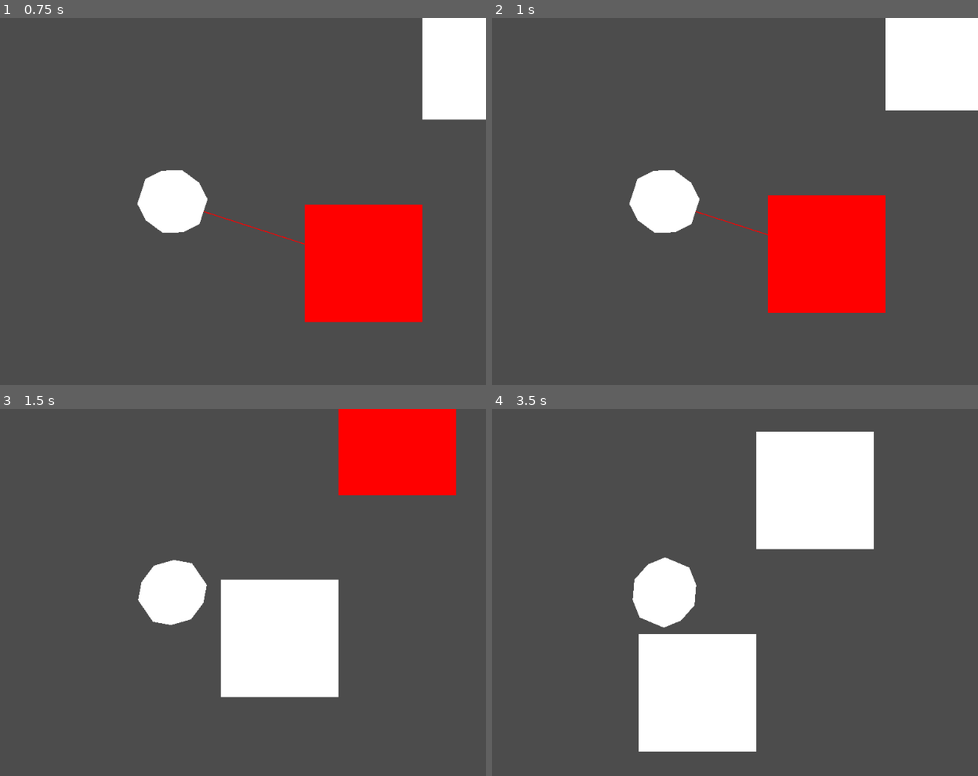
Above: before the commit, frames 1-4 (two rows, left to right).
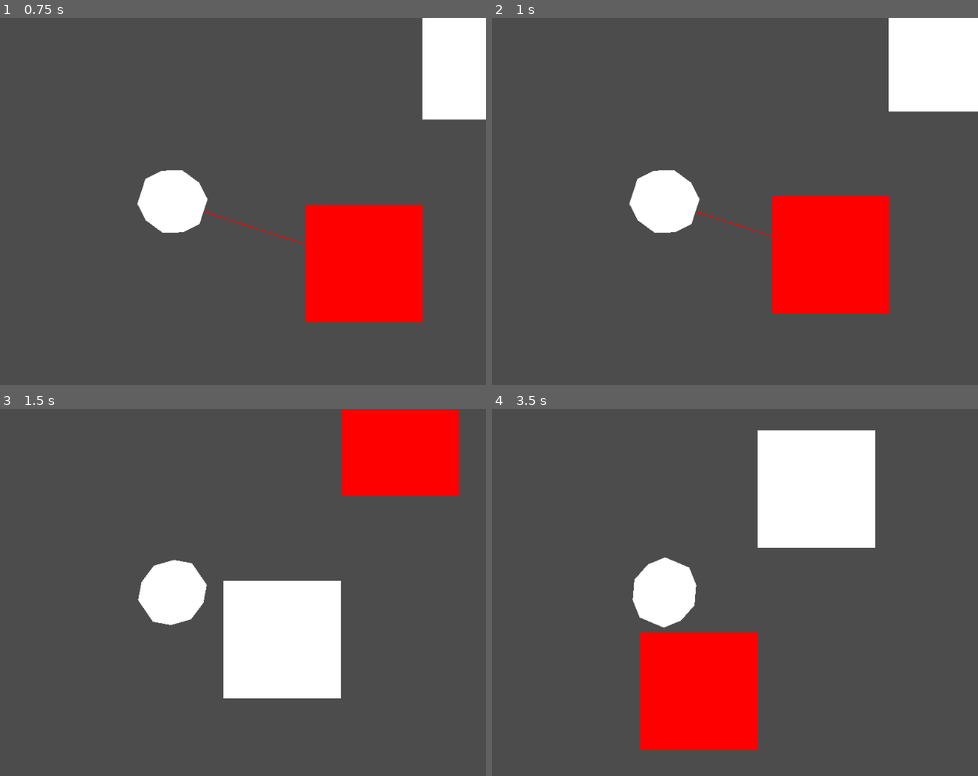
Above: after the commit, the same moments.

Repository: kyle-stevens/PointandClick
Game: Godot game, scene res://Scenes/DemoScene.tscn
The game is run twice, just before and just after one commit, with the same random seed, the same clock (stepped at 60 frames per second) and the same inputs.
Inputs (mouse positions are in pixels of both pictures, inside the frame that each line leads up to):
- Up to frame 1 (0.75 s): tap Enter at 0.5 s; move the mouse to (393, 274) at 0.52 s; press the mouse at (393, 274) at 0.53 s
- Up to frame 2 (1 s): tap Space (stop_moving) at 0.8 s
- Up to frame 3 (1.5 s): move the mouse to (413, 431) at 1.27 s; release the mouse at (413, 431) at 1.28 s; tap Space (stop_moving) at 1.35 s
- Up to frame 4 (3.5 s): click (905, 431) at 1.55 s; move the mouse to (725, 511) at 2.02 s; press the mouse at (725, 511) at 2.03 s; tap Space (stop_moving) at 2.3, 2.85 s; move the mouse to (632, 665) at 2.77 s; release the mouse at (632, 665) at 2.78 s; click (632, 665) at 3.05 s

Frame 1 is identical in both runs. In frame 2, 0.8% of the frame differs, in the area x 56-100%, y 0-81%; in frame 3, 1.0%; in frame 4, 8.4%, in the area x 30-79%, y 5-94%.

Commit message:
Update 2: Movement Fixes and Interactable Prototyping
Movement:
+Fixed stationary rotation issues

Interactable:
+Objects Highlight on Hover
+Detect Clicks
-Click detection is poorly implemented
-Poor Implementation across nodes

Diff:
--- a/pointandclickadventure/Scenes/Obstacle.tscn
+++ b/pointandclickadventure/Scenes/Obstacle.tscn
@@ -1,9 +1,12 @@
-[gd_scene load_steps=3 format=2]
+[gd_scene load_steps=4 format=2]
 
 [ext_resource path="res://Scripts/Obstacle.gd" type="Script" id=1]
 
 [sub_resource type="RectangleShape2D" id=1]
 extents = Vector2( 72, 72 )
+
+[sub_resource type="RectangleShape2D" id=2]
+extents = Vector2( 128, 128 )
 
 [node name="Obstacle" type="StaticBody2D"]
 script = ExtResource( 1 )
@@ -16,8 +19,17 @@
 [node name="CollisionShape2D" type="CollisionShape2D" parent="Area2D"]
 shape = SubResource( 1 )
 
+[node name="Area2D2" type="Area2D" parent="."]
+
+[node name="CollisionShape2D" type="CollisionShape2D" parent="Area2D2"]
+shape = SubResource( 2 )
+
 [node name="Polygon2D" type="Polygon2D" parent="."]
 polygon = PoolVector2Array( -72, -72, 72, -72, 72, 72, -72, 72 )
 
 [connection signal="mouse_entered" from="Area2D" to="." method="_on_Area2D_mouse_entered"]
 [connection signal="mouse_exited" from="Area2D" to="." method="_on_Area2D_mouse_exited"]
+[connection signal="body_entered" from="Area2D2" to="." method="_on_Area2D2_body_entered"]
+[connection signal="body_exited" from="Area2D2" to="." method="_on_Area2D2_body_exited"]
+[connection signal="mouse_entered" from="Area2D2" to="." method="_on_Area2D_mouse_entered"]
+[connection signal="mouse_exited" from="Area2D2" to="." method="_on_Area2D_mouse_exited"]
--- a/pointandclickadventure/Scripts/Obstacle.gd
+++ b/pointandclickadventure/Scripts/Obstacle.gd
@@ -4,7 +4,8 @@
 # Declare member variables here. Examples:
 # var a = 2
 # var b = "text"
-
+var hovered = false
+var playerNearby = false
 
 # Called when the node enters the scene tree for the first time.
 func _ready():
@@ -12,13 +13,24 @@
 
 
 # Called every frame. 'delta' is the elapsed time since the previous frame.
-#func _process(delta):
-#	pass
+func _process(delta):
+	if hovered and Input.is_action_just_pressed("move_click") and playerNearby:
+		print("Clicked")
 
 
 func _on_Area2D_mouse_entered():
 	polygon.color = Color(1,0,0,1)
+	hovered = true
 
 
 func _on_Area2D_mouse_exited():
 	polygon.color = Color(1,1,1,1)
+	hovered = false
+
+
+func _on_Area2D2_body_entered(body):
+	playerNearby = true
+
+
+func _on_Area2D2_body_exited(body):
+	playerNearby = false
--- a/pointandclickadventure/Scripts/Player.gd
+++ b/pointandclickadventure/Scripts/Player.gd
@@ -2,31 +2,38 @@
 
 export (int) var speed = 200
 
-var target = Vector2()
-var velocity = Vector2()
+var target : Vector2 = Vector2()
+var velocity : Vector2 = Vector2()
 onready var line2d = get_node("Line2D")
 onready var sprite = get_node("Polygon2D")
 onready var camera = get_node("Camera2D")
+var stationary : bool = false
+#var i : int = 0
+
 func _ready():
 	target = position
 
-
-
 func _physics_process(delta):
-	if Input.is_action_pressed("move_click"):
+	if Input.is_action_pressed("move_click") and not stationary:
 		target = get_global_mouse_position()
-	if Input.is_action_pressed("stop_moving"):
+	elif Input.is_action_pressed("move_click") and stationary:
+		sprite.look_at(get_global_mouse_position())
+	if Input.is_action_just_pressed("stop_moving"):
 		target = position
 		line2d.set_point_position(1, Vector2(target.x - position.x, target.y - position.y))
+		stationary = true
+	if Input.is_action_just_released("stop_moving"):
+		stationary = false
 	#not currently working :(
 	if Input.is_action_just_released("scroll_zoom_in") and camera.zoom > 0.5:
 		camera.zoom.x -= 0.01
 	if Input.is_action_just_released("scroll_zoom_out") and camera.zoom < 1.5:
 		camera.zoom.y += 0.01
-
 	velocity = position.direction_to(target) * speed
-	# look_at(target)
+	# look_at(target) and move, issue with this when stationary
 	if position.distance_to(target) > 5:
 		velocity = move_and_slide(velocity)
 		line2d.set_point_position(1, Vector2(target.x - position.x, target.y - position.y))
-		sprite.look_at(target)
+	sprite.look_at(target)
+	#elif stationary:
+	#	sprite.look_at(get_global_mouse_position())
